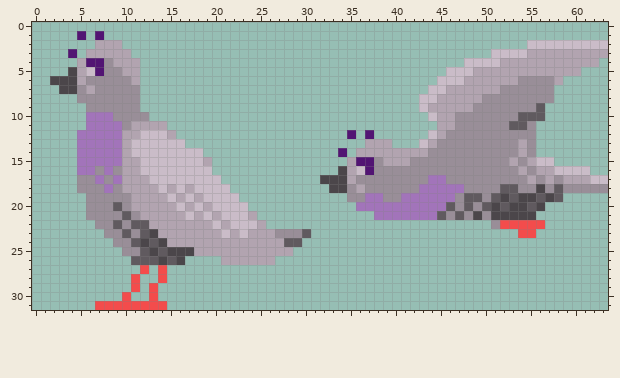
Pixel-art sprite -- Out Of Project Assets/Art/PNGs/Animations/Pigeon/Pigeon_GroundAndSky_Controlled_Unanimated.png. Above: the version before the commit.
The file is 64x32 pixels.
After the commit:
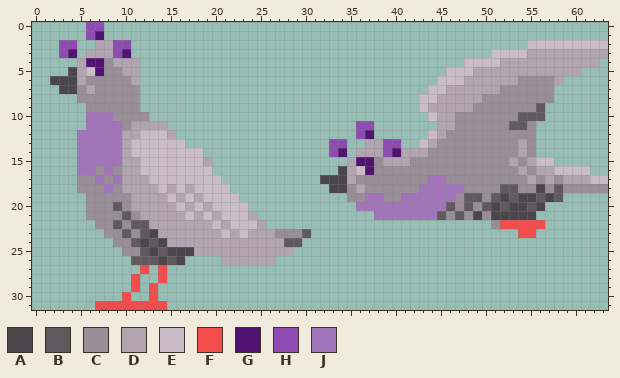
Palette (. is transparent): A #4b464a  B #605a5f  C #998e98  D #b2a4b0  E #cabcc8  F #f34c4c  G #521473  H #8e4bb2  J #a274ba
The exact change:
Changed rows in their new state; - is an unchanged pixel.
first column x 3:
 0 ---HH---
 1 --.H----
 2 HH----HH
 3 H-----HG
first column x 33:
11 ---HH---
12 --.H----
13 HH----HH
14 H-----HG
Boxes around the changes in both pictures, in picture pixels (x1, y1, x2, y2):
changed: (59, 22, 131, 58)
changed: (329, 121, 401, 157)
